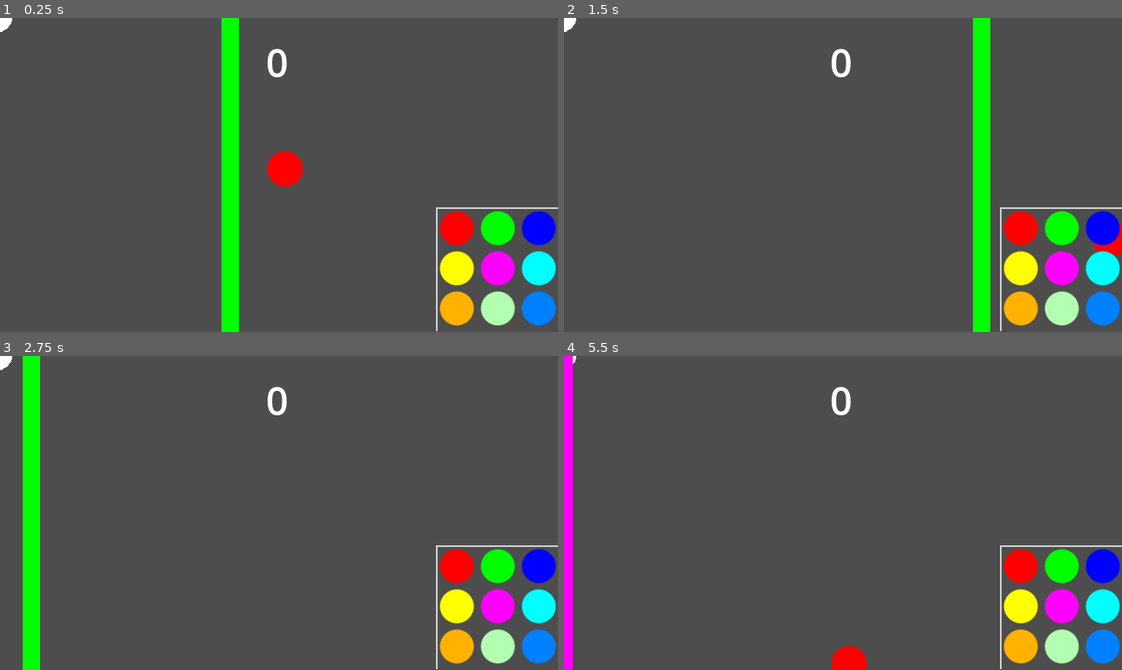
Above: before the commit, frames 1-4 (two rows, left to right).
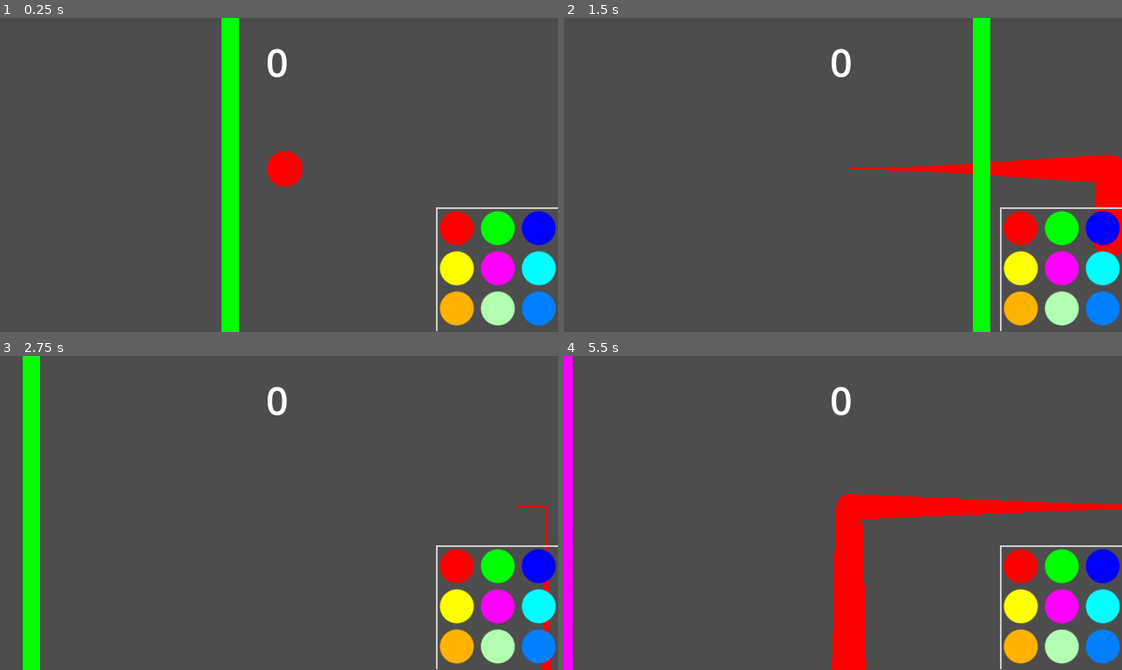
Above: after the commit, the same moments.

Repository: OutworldToast/circolour
Game: Godot game, scene res://src/game/game.tscn
The game is run twice, just before and just after one commit, with the same random seed, the same clock (stepped at 60 frames per second) and the same inputs.
Inputs:
- Up to frame 1 (0.25 s): no input
- Up to frame 2 (1.5 s): tap Enter at 0.5 s; hold D (move_right) 0.53-1.28 s; hold S (move_down) from 1.28 s (still down)
- Up to frame 3 (2.75 s): release S (move_down) at 2.03 s; hold D (move_right) from 2.03 s (still down)
- Up to frame 4 (5.5 s): release D (move_right) at 2.78 s; hold W (move_up) 2.78-3.53 s; hold A (move_left) 3.53-5.03 s; hold S (move_down) from 5.03 s (still down)

The runs differ from the first frame. In frame 1, less than 0.1% of the frame differs, in the area x 0-3%, y 0-5%; in frame 2, 2.5%; in frame 3, 0.3%; in frame 4, 4.7%, in the area x 1-100%, y 0-96%.

Commit message:
added changing trail + set music to loop

Diff:
--- a/src/game/game.gd
+++ b/src/game/game.gd
@@ -22,11 +22,17 @@
 @onready var viewport_size: Vector2 = get_viewport().get_visible_rect().size
 
 const HUD_COLOUR_SCENE: PackedScene = preload("uid://dw1delj4qvwby")
+const TRAIL_SCENE: PackedScene = preload("uid://dyerbmhiyfilw")
+
 
 var current_score: int = 0:
 	set(value):
 		current_score = value
 		$CanvasLayer/HUD/ScoreLabel.text = str(current_score)
+
+## it might be better for the trail to be a child of the player?
+## the position gets weird if so
+@onready var current_trail: Trail = $Trail
 
 
 func create_hud_color(colour: Color, key_string: String) -> void:
@@ -37,10 +43,25 @@
 	hud_colour.current_color = colour
 	hud_colour.key_string = key_string
 
+func update_trail() -> void:
+	var previous_trail: Trail = current_trail
+
+	current_trail = TRAIL_SCENE.instantiate()
+	current_trail.player = player
+
+	add_child(current_trail)
+
+	var tween = create_tween()
+	tween.tween_property(previous_trail, "modulate:a", 0.0, previous_trail.trail_duration)
+	await tween.finished
+
+	previous_trail.queue_free()
+
 
 func _ready() -> void:
 
 	player.colors = colors
+	current_trail.default_color = colors[0] if colors else Color(1, 1, 1)
 	line.current_color = colors[1]
 
 	line.finished_movement.connect(_on_line_finished_movement)
@@ -76,3 +97,8 @@
 func _on_player_game_over() -> void:
 	current_score = 0
 	$GameOverAudio.play()
+
+
+func _on_player_colour_changed() -> void:
+	# play some audio?
+	update_trail()
--- a/src/game/game.tscn
+++ b/src/game/game.tscn
@@ -35,6 +35,10 @@
 
 [node name="GameOverAudio" type="AudioStreamPlayer" parent="."]
 stream = ExtResource("3_jhw8o")
+
+[node name="Trail" parent="." node_paths=PackedStringArray("player") instance=ExtResource("9_6kr85")]
+width = 40.0
+player = NodePath("../Player")
 
 [node name="Player" parent="." instance=ExtResource("1_qnjlk")]
 position = Vector2(328, 174)
@@ -105,9 +109,6 @@
 text = "0"
 horizontal_alignment = 1
 
-[node name="Trail" parent="." node_paths=PackedStringArray("target") instance=ExtResource("9_6kr85")]
-width = 40.0
-target = NodePath("../Player")
-
+[connection signal="colour_changed" from="Player" to="." method="_on_player_colour_changed"]
 [connection signal="game_over" from="Player" to="." method="_on_player_game_over"]
 [connection signal="score_earned" from="Player" to="." method="_on_player_score_earned"]
--- a/src/game/player/trail.gd
+++ b/src/game/player/trail.gd
@@ -5,16 +5,21 @@
 # its nice if its player, since we know it has a current color
 @export var player: Player
 
+@export var trail_duration: float = 1.5
+
 @onready var curve: Curve2D = Curve2D.new()
 
 const MAX_POINTS: int = 150
+
+func _ready() -> void:
+
+    if player:
+        default_color = player.current_color
 
 func _process(_delta: float) -> void:
 
     if not player:
         return
-
-    default_color = player.current_color
 
     curve.add_point(player.global_position)
 
